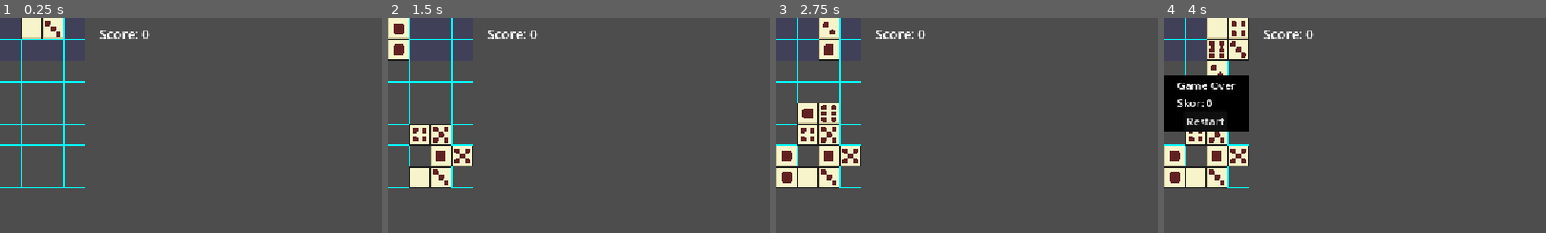
Above: before the commit, frames 1-4 (left to right).
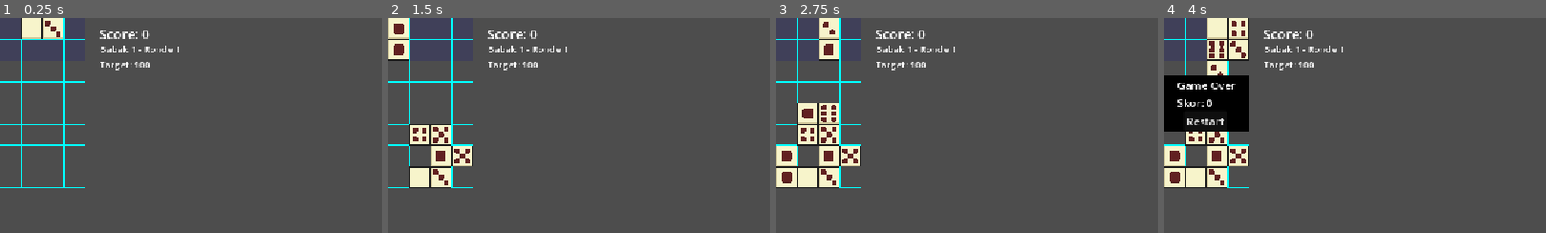
Above: after the commit, the same moments.

Repository: dreadnought24-rgb/dampati
Game: Godot game, scene res://main.tscn
Same seed, same stepped clock (60 frames per second), same inputs: the game is played once before the commit and once after it. The project has no main scene, so this scene is started directly.
Inputs:
- Up to frame 1 (0.25 s): no input
- Up to frame 2 (1.5 s): tap Enter (ui_accept) at 0.5, 0.77, 1.25 s; hold Right (ui_right) 0.53-1.28 s; tap Z (rotate) at 0.6, 1.35 s; hold Left (ui_left) from 1.28 s (still down)
- Up to frame 3 (2.75 s): tap Enter (ui_accept) at 1.52, 2 s; release Left (ui_left) at 2.03 s; hold Right (ui_right) from 2.03 s (still down); tap Z (rotate) at 2.1 s
- Up to frame 4 (4 s): tap Enter (ui_accept) at 2.75, 3.02, 3.5, 3.77 s; release Right (ui_right) at 2.78 s; hold Up (ui_up) 2.78-3.53 s; tap Z (rotate) at 2.85, 3.6 s; hold Left (ui_left) from 3.53 s (still down)
The pictures show only the part of the screen within x 0-50%, y 0-50%; the shares and areas given below are measured in that part.

The runs differ from the first frame. In frame 1, 0.4% of the frame differs, in the area x 26-47%, y 12-25%; in frame 2, 0.4%; in frame 3, 0.4%; in frame 4, 0.4%.

Commit message:
babak & ronde

Diff:
--- a/main.gd
+++ b/main.gd
@@ -12,6 +12,7 @@
 const FALL_STEP_DELAY := 0.15  # jeda tiap kartu turun 1 baris (detik), bisa disesuaikan
 
 @onready var score_label: Label = $CanvasLayer/Label
+@onready var round_label: Label = $CanvasLayer/RoundLabel
 @onready var game_over_layer: CanvasLayer = $GameOverLayer
 @onready var game_over_label: Label = $GameOverLayer/Label
 
@@ -25,6 +26,8 @@
 var current_col: int = 0
 var current_row: int = 0
 var current_offset: Vector2i = Vector2i(0, 1)
+var current_stage: int = 1   # 1 sampai 6
+var current_round: int = 1   # 1 sampai 4 (per babak)
 
 func _ready() -> void:
 	print("Grid siap: ", GRID_COLS, "x", GRID_ROWS)
@@ -32,6 +35,7 @@
 	build_deck()
 	spawn_piece()
 	update_score_label()
+	update_round_label()
 
 func init_grid_data() -> void:
 	grid_data.clear()
@@ -363,12 +367,17 @@
 		current_piece = null
 
 	score = 0
+	current_stage = 1
+	current_round = 1
 	update_score_label()
 	init_grid_data()
 	build_deck()
 	game_over_layer.visible = false
 	set_process(true)
 	$Timer.start()
+	build_deck()
+	update_round_label()
+	game_over_layer.visible = false
 	spawn_piece()
 
 func _draw() -> void:
@@ -394,8 +403,57 @@
 	deck.shuffle()
 
 func win_game() -> void:
-	print("MENANG! Semua domino habis. Skor akhir: ", score)
+	var limit = get_round_score_limit()
+	if score >= limit:
+		advance_round()
+	else:
+		fail_round()
+
+func get_round_score_limit() -> int:
+	var global_round = (current_stage - 1) * 4 + current_round
+	return global_round * 100
+
+func advance_round() -> void:
+	print("Ronde lolos! Skor: ", score, " / Limit: ", get_round_score_limit())
+
+	if is_boss_round():
+		print("[Placeholder] Ini seharusnya boss battle, tapi belum diimplementasi. Lanjut normal dulu.")
+		# TODO: nanti panggil fungsi boss battle di sini, sebelum lanjut ke ronde berikutnya
+
+	current_round += 1
+	if current_round > 4:
+		current_round = 1
+		current_stage += 1
+
+	if current_stage > 6:
+		win_all_stages()
+		return
+
+	for row in range(GRID_ROWS):
+		for col in range(GRID_COLS):
+			if grid_nodes[row][col] != null:
+				grid_nodes[row][col].queue_free()
+	init_grid_data()
+	build_deck()
+	update_round_label()
+	spawn_piece()
+
+func fail_round() -> void:
+	print("GAGAL! Skor: ", score, " tidak mencapai limit ", get_round_score_limit())
 	$Timer.stop()
 	set_process(false)
-	game_over_label.text = "Menang!\nSemua domino habis\nSkor: " + str(score)
+	game_over_label.text = "Gagal di Babak " + str(current_stage) + " Ronde " + str(current_round) + "\nSkor: " + str(score) + " / Limit: " + str(get_round_score_limit())
 	game_over_layer.visible = true
+
+func win_all_stages() -> void:
+	print("SEMUA BABAK SELESAI! Skor akhir: ", score)
+	$Timer.stop()
+	set_process(false)
+	game_over_label.text = "Semua Babak Selesai!\nSkor Akhir: " + str(score)
+	game_over_layer.visible = true
+
+func update_round_label() -> void:
+	round_label.text = "Babak " + str(current_stage) + " - Ronde " + str(current_round) + "\nTarget: " + str(get_round_score_limit())
+
+func is_boss_round() -> bool:
+	return current_round == 4
--- a/main.tscn
+++ b/main.tscn
@@ -17,6 +17,14 @@
 offset_bottom = 33.0
 theme_override_font_sizes/font_size = 20
 text = "Score: 0"
+
+[node name="RoundLabel" type="Label" parent="CanvasLayer" unique_id=313877286]
+offset_left = 151.0
+offset_top = 37.0
+offset_right = 289.0
+offset_bottom = 60.0
+theme_override_font_sizes/font_size = 14
+text = "Babak 1 - Ronde 1"
 
 [node name="GameOverLayer" type="CanvasLayer" parent="." unique_id=1253865483]
 visible = false
Not shown, added: assets/sprites/chips/Five.png.import
Not shown, added: assets/sprites/chips/Four.png.import
Not shown, added: assets/sprites/chips/One.png.import
Not shown, added: assets/sprites/chips/Six.png.import
Not shown, added: assets/sprites/chips/TheRedChip.png.import
Not shown, added: assets/sprites/chips/TheYellowChip.png.import
Not shown, added: assets/sprites/chips/Three.png.import
Not shown, added: assets/sprites/chips/Two.png.import
Not shown, added: assets/sprites/chips/Zero.png.import
